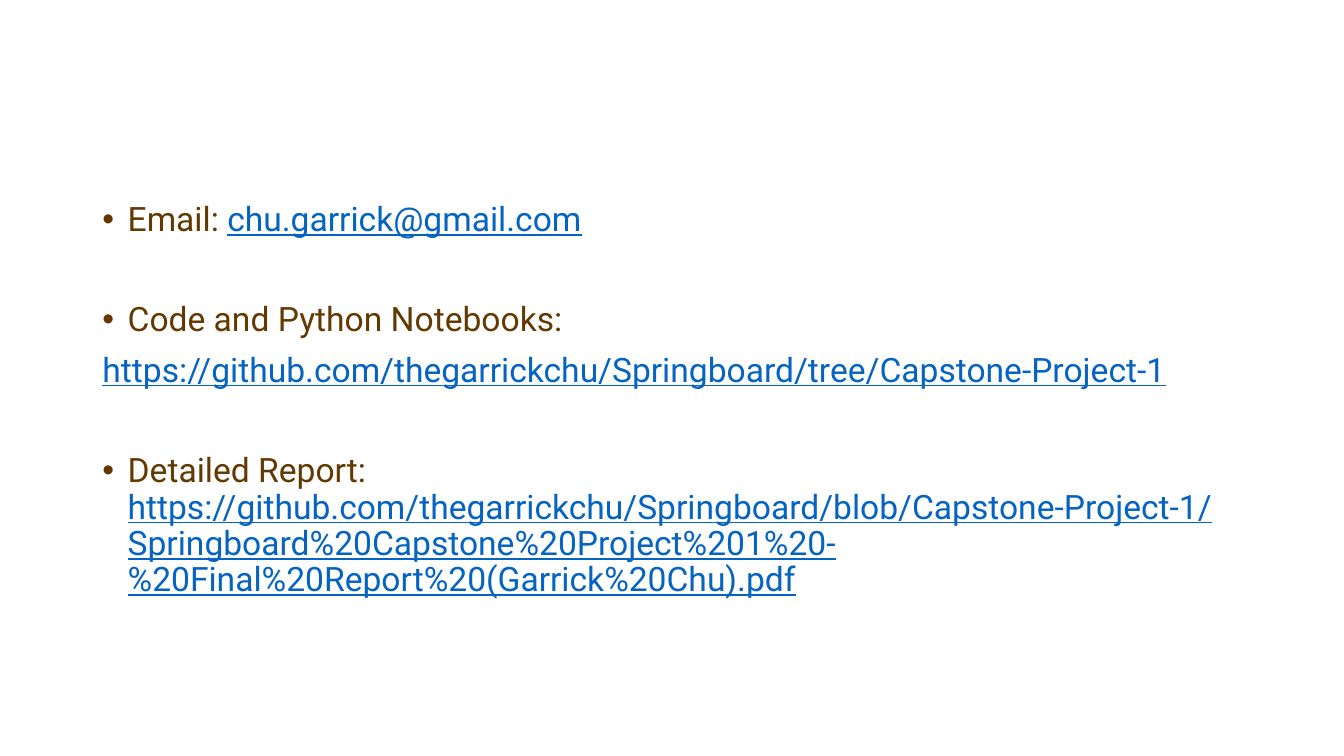
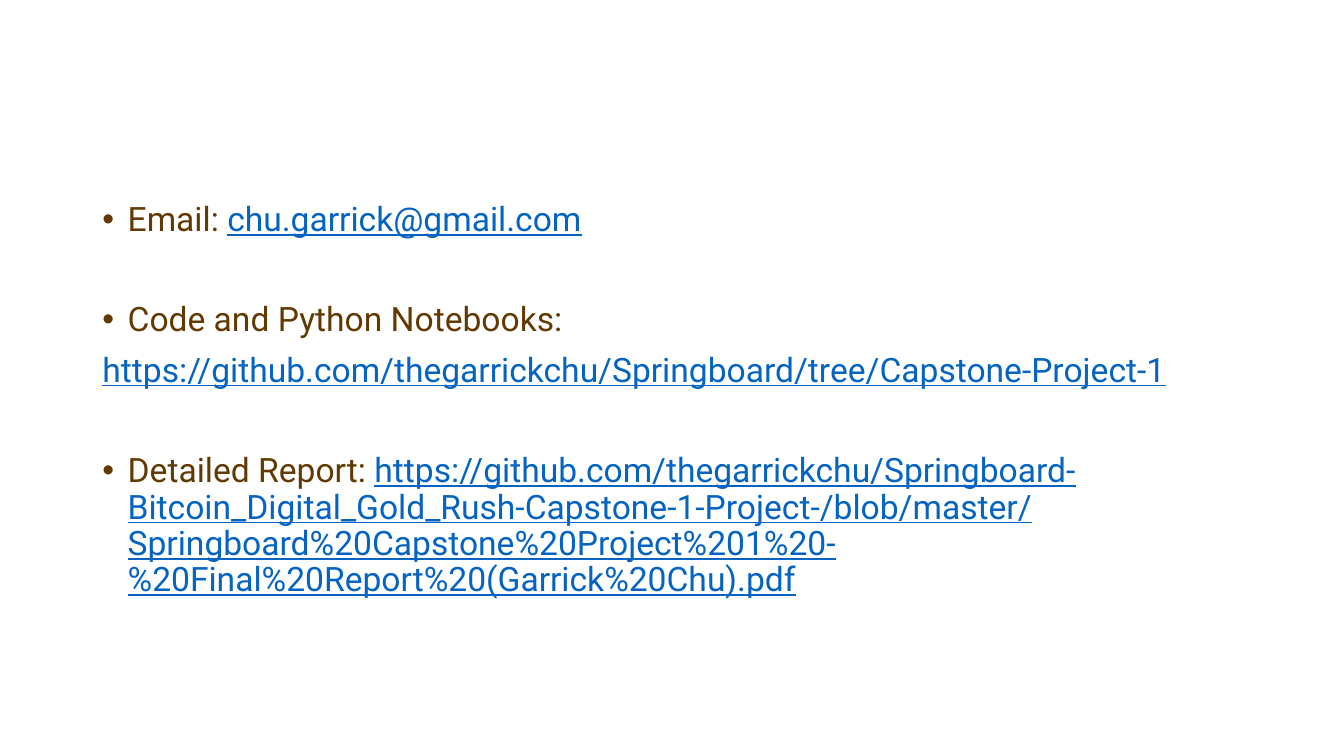
Before and after one commit to thegarrickchu/Springboard-Bitcoin_Digital_Gold_Rush-Capstone-1-Project-, a slide deck: slide 32 of Capstone_Project_1_Deck_v2.pptx. Drawn at 1344x756 pixels with LibreOffice and Linux fonts; fonts in the diff are those of the drawing; background and template pictures are left out. Boxes give left, top, right and bottom in pixels: in the first picture for what was removed or moved away, otherwise in the second. Text is boxed around its words. In the diff, an @@ line names an element or a change of style, - is before the commit and + after.

Commit message:
fixed link
fixed link in sources/resources slide to final report

```diff
--- a/Capstone_Project_1_Deck_v2.pptx
+++ b/Capstone_Project_1_Deck_v2.pptx
@@ text at (128,456,1075,599): text changed @@
-• Detailed Report: https://github.com/thegarrickchu/Springboard/blob/Capstone-Project-1/Springboard%20Capstone%20Project%201%20-%20Final%20Report%20(Garrick%20Chu).pdf
+• Detailed Report: https://github.com/thegarrickchu/Springboard-Bitcoin_Digital_Gold_Rush-Capstone-1-Project-/blob/master/Springboard%20Capstone%20Project%201%20-%20Final%20Report%20(Garrick%20Chu).pdf
```
